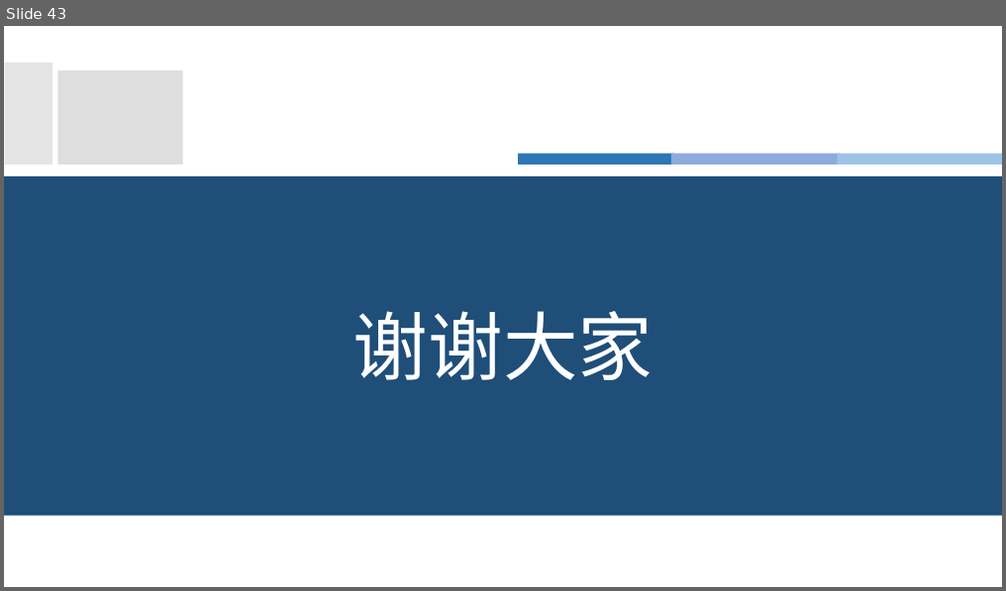
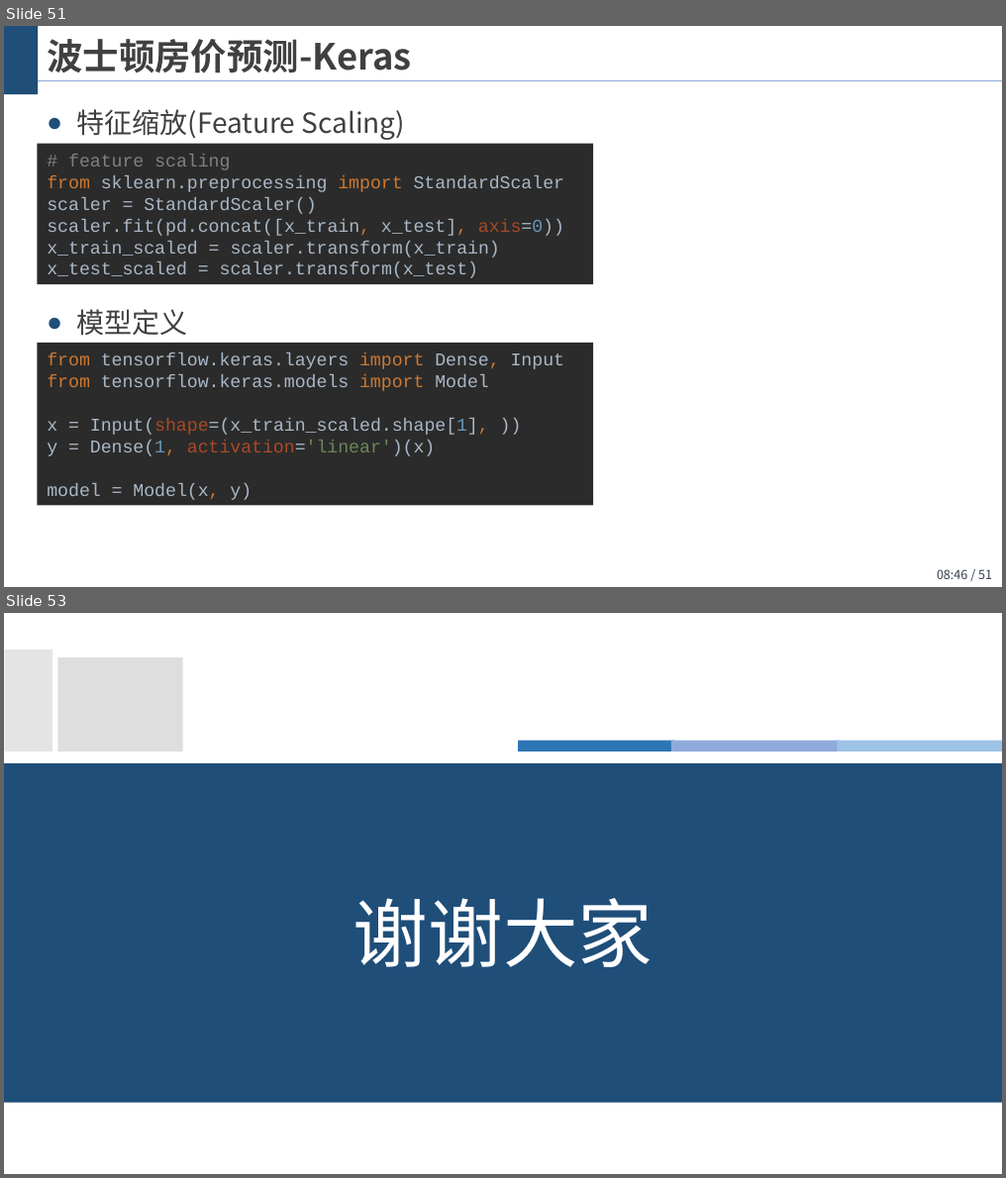
Before and after one commit to wangjin0818/Artificial_Intelligence_2021, a slide deck: chapter 02 - Linear regression with multiple variables/多变量线性回归.pptx. Shown one above the other, each under a label of ours: slide 43 before the commit, slides 51 and 53 after it; the slides between them are not shown. The pictures are 1006x591 and 1006x1178 pixels, drawn with LibreOffice and Linux fonts; fonts in the diff are those of the drawing; background and template pictures are left out. Boxes give left, top, right and bottom in pixels: in the first picture for what was removed or moved away, otherwise in the second. Text is boxed around its words. In the diff, an @@ line names an element or a change of style, - is before the commit and + after.

```diff
--- a/chapter 02 - Linear regression with multiple variables/多变量线性回归.pptx
+++ b/chapter 02 - Linear regression with multiple variables/多变量线性回归.pptx
@@ slide 51 added at (4,26,1002,587), background #FFFFFF @@
@@ rectangle added at (4,26,38,95), fill #1F4E79 @@
@@ title added at (47,39,412,74), 26 pt, text #404040, bold @@
+波士顿房价预测-Keras
@@ line added from (4, 80) to (1002, 80), #8FAADC 0.75 pt @@
@@ text added at (76,109,406,336), 20 pt, text #404040 @@
+● 特征缩放(Feature Scaling)
+● 模型定义
@@ rectangle added at (37,144,593,284), fill #2B2B2B, 13 pt, text #A9B7C6 @@
+# feature scaling
+from sklearn.preprocessing import StandardScaler
+scaler = StandardScaler()
+scaler.fit(pd.concat([x_train, x_test], axis=0))
+x_train_scaled = scaler.transform(x_train)
+x_test_scaled = scaler.transform(x_test)
@@ rectangle added at (37,343,593,505), fill #2B2B2B, 13 pt, text #A9B7C6 @@
+from tensorflow.keras.layers import Dense, Input
+from tensorflow.keras.models import Model
+x = Input(shape=(x_train_scaled.shape[1], ))
+y = Dense(1, activation='linear')(x)
+model = Model(x, y)
@@ page number added at (937,570,992,579), 9 pt, text #333F50 @@
+08:46 / 51
@@ what was slide 43 is now slide 53 @@
```
Also in this commit, not shown: 1 slide changed, 9 other slides added, 1 other file.
